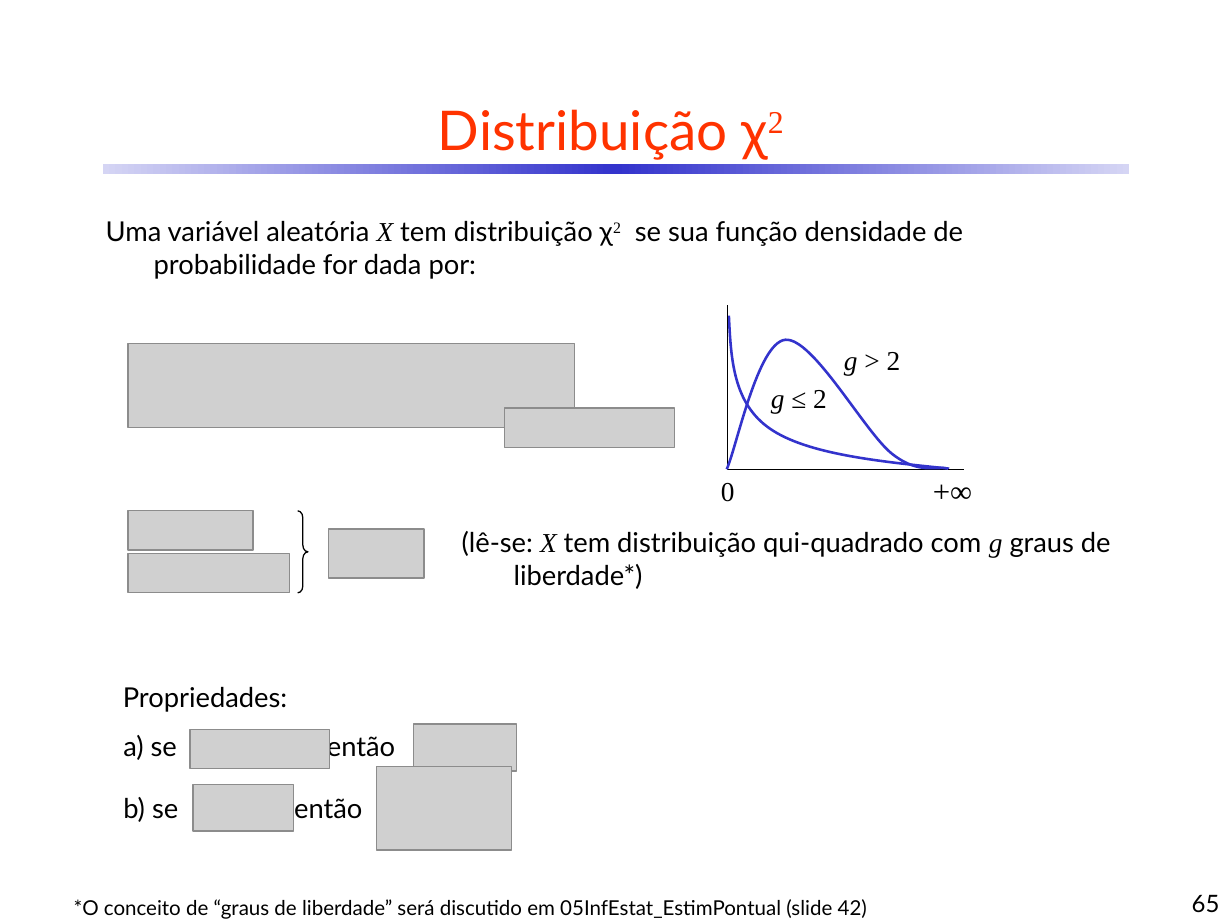
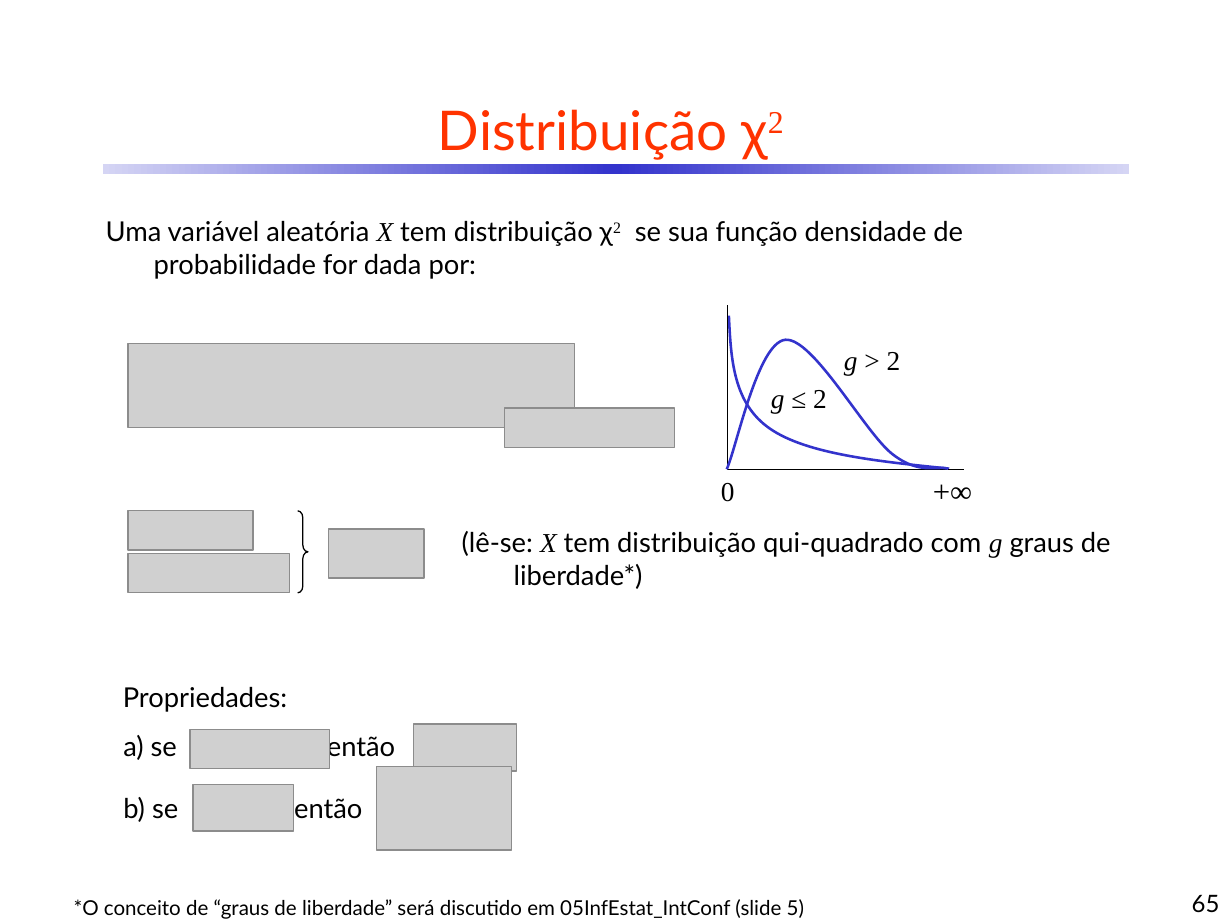
Before and after one commit to CDRenno/Estatistica, a slide deck: slide 65 of ppt/03DistrProb.pptx. Drawn at 1232x924 pixels with LibreOffice and Linux fonts; fonts in the diff are those of the drawing; grey boxes stand for pictures. Boxes give left, top, right and bottom in pixels: in the first picture for what was removed or moved away, otherwise in the second. Text is boxed around its words. In the diff, an @@ line names an element or a change of style, - is before the commit and + after.

```diff
--- a/ppt/03DistrProb.pptx
+++ b/ppt/03DistrProb.pptx
@@ text at [74,899,804,919]: text changed @@
-*O conceito de “graus de liberdade” será discutido em 05InfEstat_EstimPontual (slide 42)
+*O conceito de “graus de liberdade” será discutido em 05InfEstat_IntConf (slide 5)
```
Also in this commit, not shown: 6 other files.
